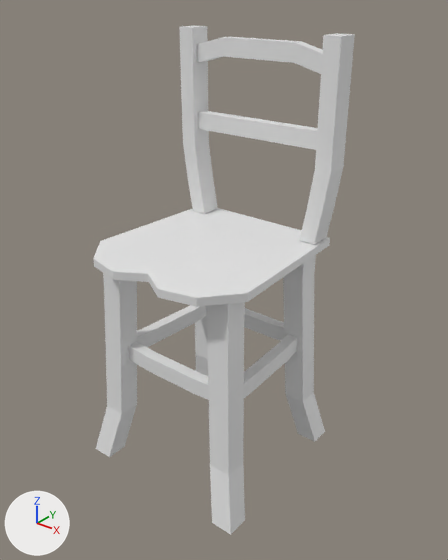
An edit to the FBX model Assets/Furniture/Chair1.fbx, drawn before and after from the same camera.
One viewpoint serves both versions: a 50 mm camera at (2.18, -2.6, 2.9) aimed at (0.08, 0.03, 1.27). The axes (+X, +Y, +Z) are drawn at lower left. The lights are the same throughout. Where no turn or scale is listed for an object, it has been applied to the vertices.

In view in the first picture: 'Chair_1'.
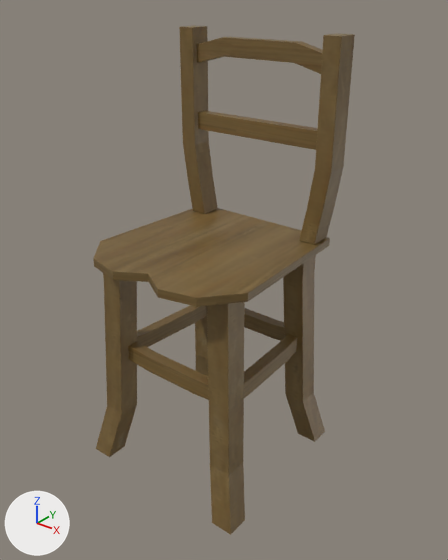
What differs and where, as boxes (x1, y1, x2, y2) in the pictures (448 x 560 px):
'Chair_1', recoloured (grey to brown): (93, 25, 355, 535) in both

Diff of the bpy script that builds the scene:
```diff
--- a/Assets/Furniture/Chair1.fbx.py
+++ b/Assets/Furniture/Chair1.fbx.py
@@ img_wood_01_jpg @@
+img_wood_01_jpg = load_image('wood_01.jpg', '../../Textures/wood_01.jpg', 1181, 1181, 'sRGB')
@@ mat_material_001 @@
+mat_material_001 = principled_material('Material.001')
+mat_material_001.texture = img_wood_01_jpg
@@ me_cube_001 @@
 me_cube_001.from_pydata(...)  # 840 vertices, 866 faces; spans x -0.59..0.59, y -0.61..0.6, z 0.01..2.64
+me_cube_001.materials.append(mat_material_001)  # picture img_wood_01_jpg
```
